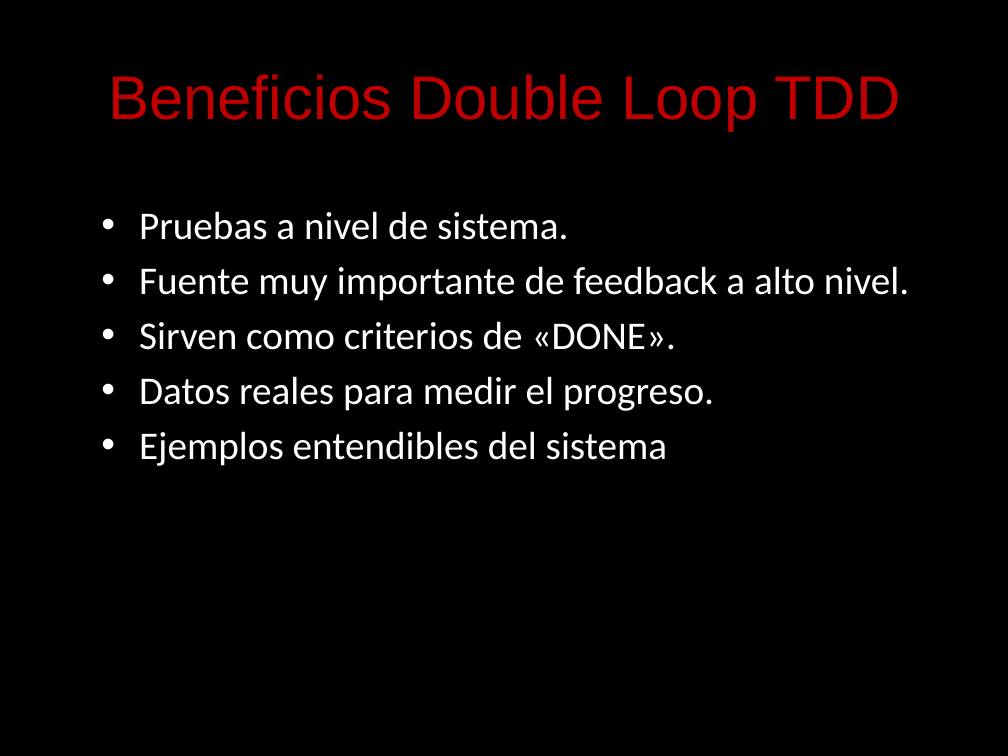
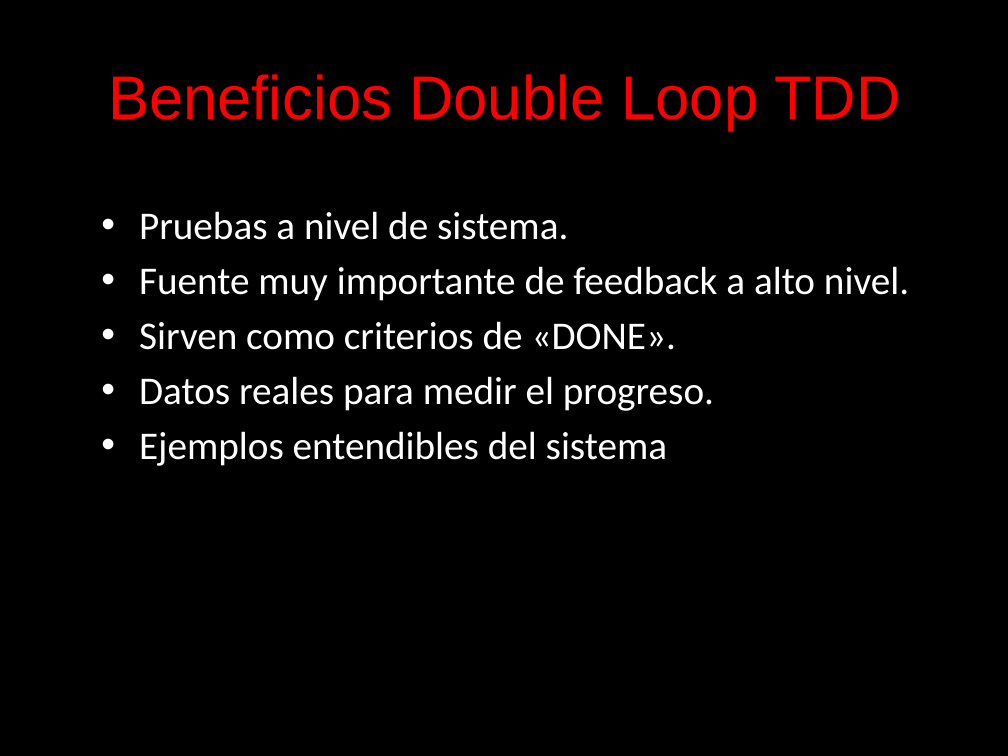
Before and after one commit to angelnunezsalazar/Test-Driven-Development, a slide deck: slide 37 of Diapositivas/Test Driven Development.pptx. Drawn at 1008x756 pixels with LibreOffice and Linux fonts; fonts in the diff are those of the drawing; background and template pictures are left out. Boxes give left, top, right and bottom in pixels: in the first picture for what was removed or moved away, otherwise in the second. Text is boxed around its words. In the diff, an @@ line names an element or a change of style, - is before the commit and + after.

```diff
--- a/Diapositivas/Test Driven Development.pptx
+++ b/Diapositivas/Test Driven Development.pptx
@@ title "Beneficios Double Loop TDD" at <box>108,74,901,131</box>: text colour #C00000 to #FF0000 @@
```
Also in this commit, not shown: 1 other slide changed, 2 slides added, 1 slide removed, 47 other files.
